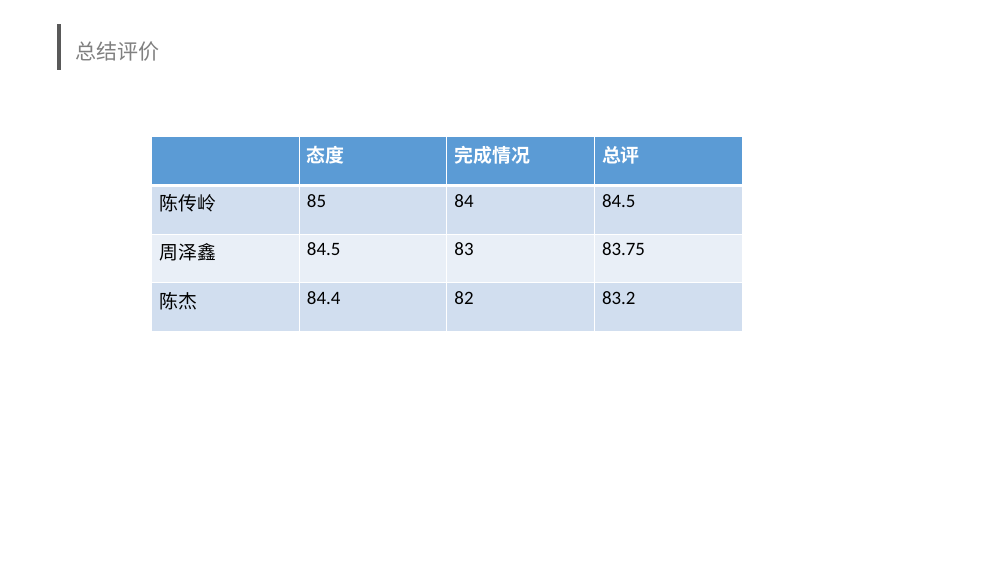
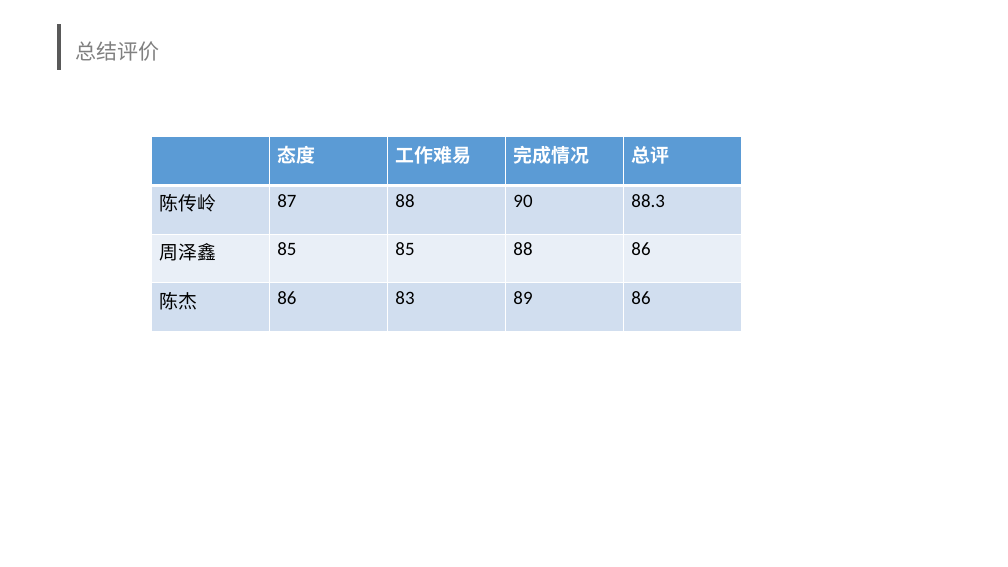
Before and after one commit to se2019springg17/-, a slide deck: slide 40 of G17小组书社项目总评报告.pptx (slide 39 before the commit). Drawn at 1008x567 pixels with LibreOffice and Linux fonts; fonts in the diff are those of the drawing; background and template pictures are left out. Boxes give left, top, right and bottom in pixels: in the first picture for what was removed or moved away, otherwise in the second. Text is boxed around its words. In the diff, an @@ line names an element or a change of style, - is before the commit and + after.

```diff
--- a/G17小组书社项目总评报告.pptx
+++ b/G17小组书社项目总评报告.pptx
@@ table at bbox=[152, 136, 742, 331] @@
-column 2: 态度 | 85 | 84.5 | 84.4
-column 3: 完成情况 | 84 | 83 | 82
-column 4: 总评 | 84.5 | 83.75 | 83.2
+column 2: 态度 | 87 | 85 | 86
+column 3: 工作难易 | 88 | 85 | 83
+column 4: 完成情况 | 90 | 88 | 89
+column 5: 总评 | 88.3 | 86 | 86
```
Also in this commit, not shown: 2 other slides changed, 2 slides added, 1 slide removed.
